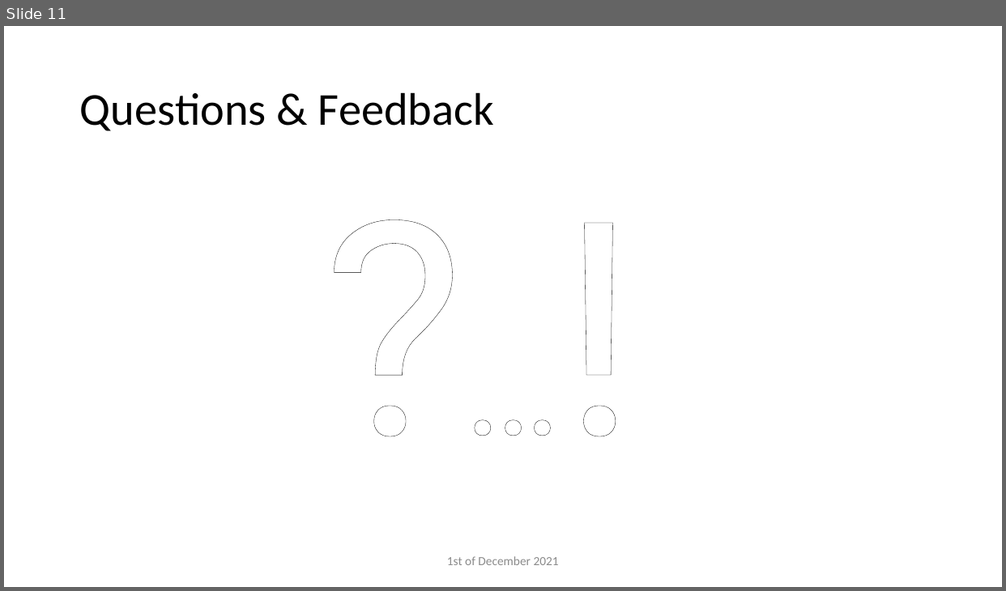
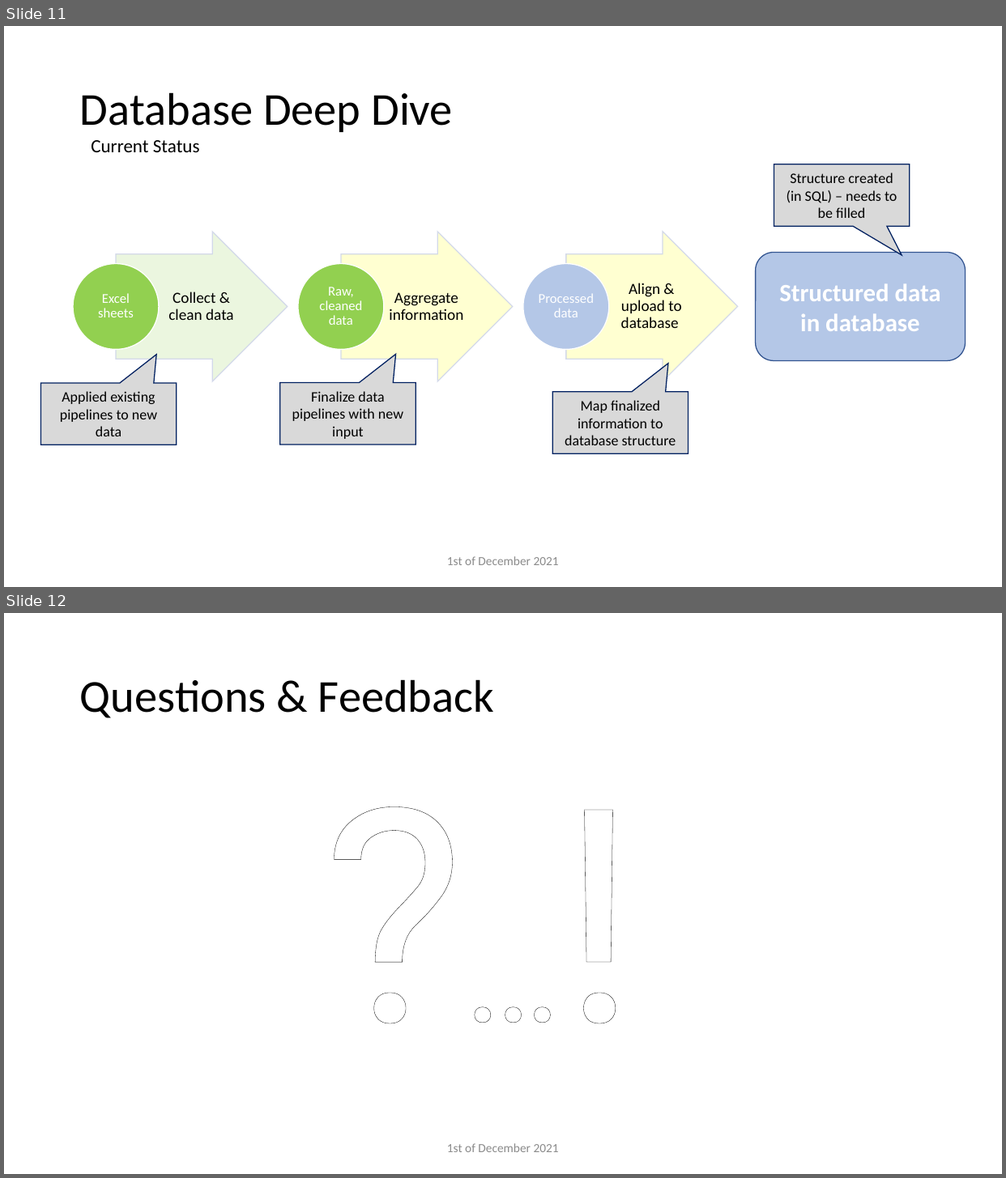
Before and after one commit to CorrelAidSwitzerland/a4d, a slide deck: 1_Orga/1_Monthly_Updates/A4D_Monthly_Update_December.pptx. Shown one above the other, each under a label of ours: slide 11 before the commit, slides 11 and 12 after it. The pictures are 1006x591 and 1006x1178 pixels, drawn with LibreOffice and Linux fonts; fonts in the diff are those of the drawing. Boxes give left, top, right and bottom in pixels: in the first picture for what was removed or moved away, otherwise in the second. Text is boxed around its words. In the diff, an @@ line names an element or a change of style, - is before the commit and + after.

Commit message:
Added current status to december monthly ppt

```diff
--- a/1_Orga/1_Monthly_Updates/A4D_Monthly_Update_December.pptx
+++ b/1_Orga/1_Monthly_Updates/A4D_Monthly_Update_December.pptx
@@ slide 11 added at (4,26,1002,587), background #FFFFFF @@
@@ title added at (80,92,453,132), 44 pt, text #000000 @@
+Database Deep Dive
@@ text added at (91,140,200,152), 18 pt, text #000000 @@
+Current Status
@@ speech box added at (774,165,910,227), fill #D9D9D9, outline #002060 1 pt, 14 pt, text #000000 @@
+Structure created (in SQL) – needs to be filled
@@ rounded rectangle added at (756,253,965,361), fill #B4C7E7, outline #325491 1 pt, 24 pt, text #FFFFFF, bold @@
+Structured data in database
@@ group added at (73,232,738,382): 6 texts, 3 right arrows, 3 ellipses @@
+Collect & clean data
+Excel sheets
+Aggregate information
+Raw, cleaned data
+Align & upload to database
+Processed data
@@ speech box added at (40,383,177,446), fill #D9D9D9, outline #002060 1 pt, 14 pt, text #000000 @@
+Applied existing pipelines to new data
@@ speech box added at (280,383,415,446), fill #D9D9D9, outline #002060 1 pt, 14 pt, text #000000 @@
+Finalize data pipelines with new input
@@ speech box added at (552,392,688,454), fill #D9D9D9, outline #002060 1 pt, 14 pt, text #000000 @@
+Map finalized information to database structure
@@ text added at (447,557,559,565), 12 pt, text #8C8C8C @@
+1st of December 2021
@@ what was slide 11 is now slide 12 @@
```
